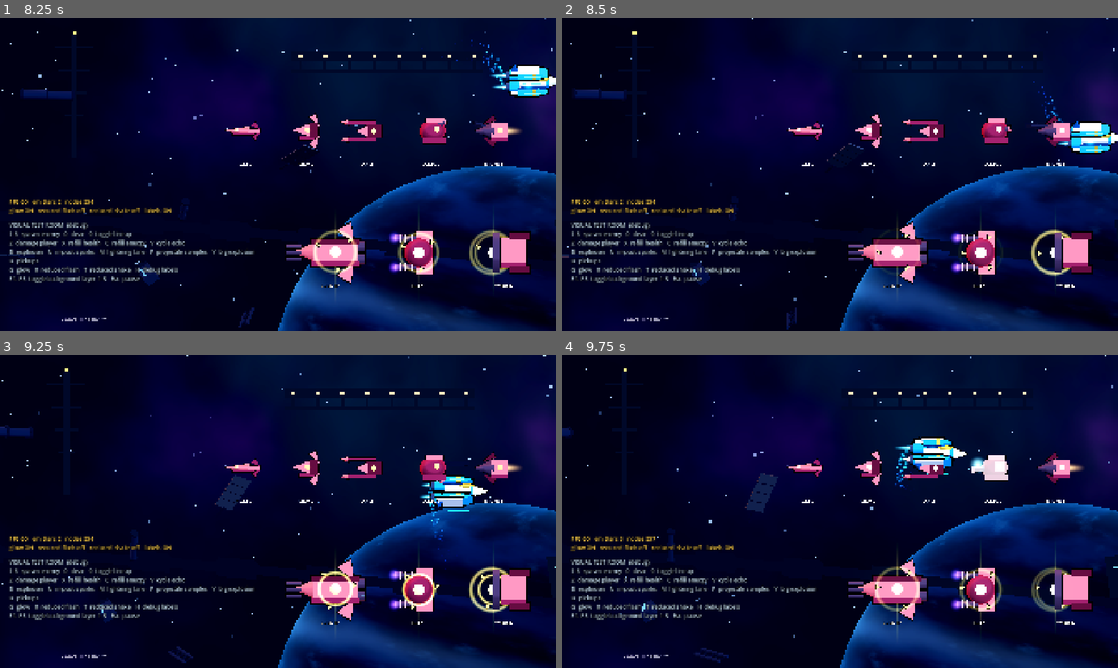
Above: before the commit, frames 1-4 (two rows, left to right).
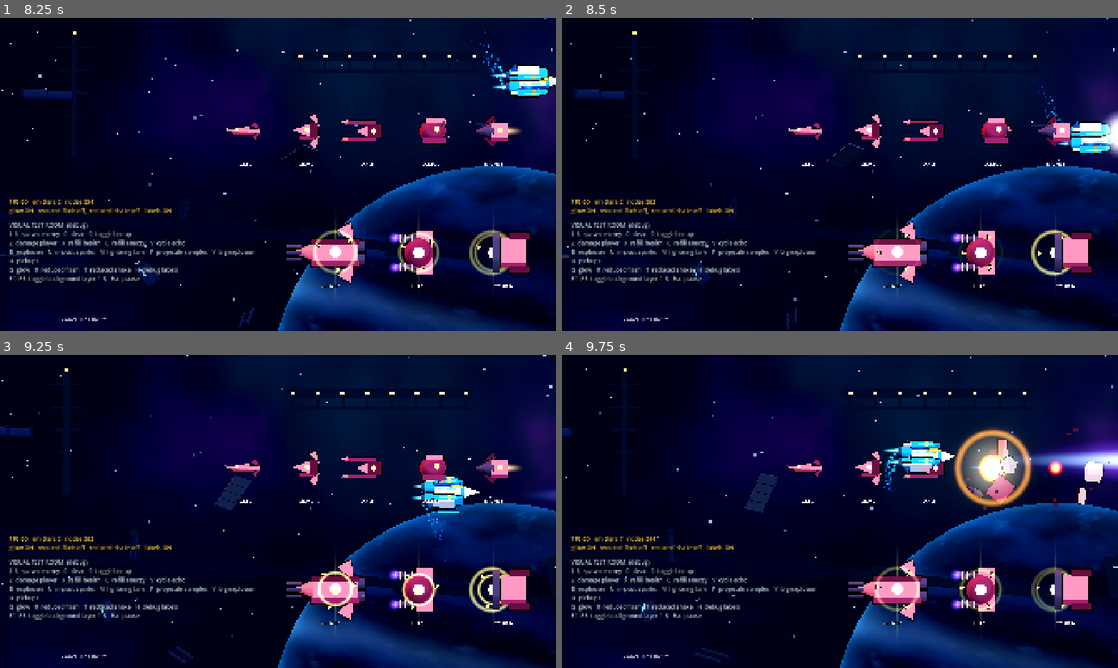
Above: after the commit, the same moments.

Repository: NikolasKorakidis/Mecha-Techa-Soldier
Game: Godot game, scene res://levels/test_rooms/visual_test_room.tscn
The game is run twice, just before and just after one commit, with the same random seed, the same clock (stepped at 60 frames per second) and the same inputs. This scene is started directly instead of the project's main scene.
Inputs (mouse positions are in pixels of both pictures, inside the frame that each line leads up to):
- Up to frame 1 (8.25 s): tap Enter at 0.5 s; move the mouse to (400, 158) at 0.52 s; hold D (move_right) 0.53-1.28 s; tap K (dash) at 0.6, 6.05, 6.6 s; click (400, 158) at 0.67 s; tap Space (jump) at 0.77, 1.07, 1.52, 1.82, 3.02, 3.32, 3.77, 4.07, 4.52, 4.82, 5.3, 5.85, 6.02, 6.32, 6.77, 7.07, 7.52, 7.82 s; tap L (echo) at 0.8, 1.35, 6.8, 7.35 s; move the mouse to (166, 190) at 1.27 s; hold S (move_down) 1.28-2.03 s; tap J (fire) at 1.55, 7.55 s; move the mouse to (333, 105) at 2.02 s; hold D (move_right) 2.03-2.78 s; hold J (fire) 2.03-2.78 s; tap I (special) at 2.3, 2.85 s; move the mouse to (250, 237) at 2.77 s; hold W (move_up) 2.78-3.53 s; click (250, 237) at 2.92 s; tap Z at 3.05, 3.6 s; move the mouse to (444, 221) at 3.52 s; hold A (move_left) 3.53-5.03 s; tap C at 3.8, 4.35 s; tap Escape (pause) at 4.15 s; move the mouse to (111, 127) at 4.27 s; tap M at 4.55, 5.1 s; move the mouse to (305, 174) at 5.02 s; hold S (move_down) 5.03-5.78 s; click (305, 174) at 5.17 s; move the mouse to (194, 96) at 5.77 s; hold D (move_right) 5.78-6.53 s; move the mouse to (400, 158) at 6.52 s; hold W (move_up) 6.53-7.28 s; move the mouse to (166, 190) at 7.27 s; hold D (move_right) 7.28-8.03 s; click (166, 190) at 7.42 s; move the mouse to (333, 105) at 8.02 s; hold S (move_down) from 8.03 s (still down); hold J (fire) from 8.03 s (still down)
- Up to frame 2 (8.5 s): keep holding S (move_down); keep holding J (fire); tap I (special) at 8.3 s
- Up to frame 3 (9.25 s): move the mouse to (250, 574) at 8.77 s; release S (move_down) at 8.78 s; release J (fire) at 8.78 s; hold A (move_left) from 8.78 s (still down); tap I (special) at 8.85 s; tap Space (jump) at 9.02 s; tap Z at 9.05 s
- Up to frame 4 (9.75 s): tap Space (jump) at 9.32 s; move the mouse to (1006, 558) at 9.52 s; release A (move_left) at 9.53 s; hold W (move_up) from 9.53 s (still down); tap Z at 9.6 s; click (1006, 558) at 9.67 s

Frame 1 is identical in both runs. In frame 2, 0.4% of the frame differs, in the area x 15-100%, y 29-87%; in frame 3, 1.1%; in frame 4, 5.7%, in the area x 10-100%, y 23-60%.

Commit message:
Shared player layer: Players helper, camera follow, SUPER beam
- Players group helper replaces ShipPlayer-typed lookups (aim at chest via aim_offset)
- GameplayCamera follow mode: lookahead, dead zone, limits, arena lock
- SUPER: kills charge energy (600/segment); Special fires the Resonance Beam in any form
- ShipArsenal is facing-aware; actors physics layer; per-avatar tutorial steps

Co-Authored-By: Claude Opus 5.5 <noreply@anthropic.com>
Claude-Session: https://claude.ai/code/session_01PVvv6XH9MFznwUdwK1tWZd

Diff:
--- a/art/models/enemy_model.gd
+++ b/art/models/enemy_model.gd
@@ -5,7 +5,7 @@
 ## "face" on the camera side, chunky outlines. Echo carriers (elites) add a gold-white core,
 ## orbiting gold fragments, a slow pulsing ring and a faint vertical beacon — never color alone.
 
-enum Kind { DRONE, NEEDLE, LANCER, GUNPOD, RAMMER, GUNSHIP, TESLA, WARDEN }
+enum Kind { DRONE, NEEDLE, LANCER, GUNPOD, RAMMER, GUNSHIP, TESLA, WARDEN, WALKER, HOPPER }
 
 const SENSOR := Color("ffc36a")
 const METAL := Color("3d2f45")
@@ -15,6 +15,9 @@
 		kind = value
 		if is_inside_tree():
 			_build()
+
+## Any kind can be dressed as an echo carrier (e.g. an elite walker).
+@export var elite_override: bool = false
 
 ## Set by the enemy: brightens the beacon while the carrier is on screen and targetable.
 var targetable: bool = true
@@ -36,7 +39,7 @@
 
 
 func is_elite_kind() -> bool:
-	return kind in [Kind.GUNSHIP, Kind.TESLA, Kind.WARDEN]
+	return elite_override or kind in [Kind.GUNSHIP, Kind.TESLA, Kind.WARDEN]
 
 
 ## Kick the model back on each volley.
@@ -165,6 +168,24 @@
 			_shield_rim = ModelKit.quad(_body, Vector2.ONE * 3.0, Vector3(-0.7, 0, 0.3), ModelKit.glow(Palette.ECHO_GOLD, ArtStyle.GLOW_SUBTLE, ModelKit.GlowShape.RING))
 			core_pos = Vector3(-0.62, 0, 0.12)
 			core_radius = 0.3
+
+		Kind.WALKER:
+			# Two-legged gun-bot, origin at its feet.
+			ModelKit.box(_body, Vector3(1.1, 0.8, 0.9), Vector3(0.05, 1.45, 0), coral)
+			ModelKit.box(_body, Vector3(1.12, 0.22, 0.92), Vector3(0.05, 1.08, 0), under)
+			ModelKit.hex_x(_body, 0.16, 0.8, Vector3(-0.75, 1.4, 0.3), metal, 6)
+			for side: float in [1.0, -1.0]:
+				ModelKit.box(_body, Vector3(0.22, 0.75, 0.22), Vector3(0.1, 0.62, 0.3 * side), armor, Vector3(0, 0, -12))
+				ModelKit.box(_body, Vector3(0.5, 0.16, 0.34), Vector3(-0.02, 0.1, 0.3 * side), under)
+			core_pos = Vector3(-0.1, 1.5, 0.48)
+		Kind.HOPPER:
+			ModelKit.sphere(_body, 0.62, Vector3(0, 1.0, 0), coral, Vector3(1.15, 0.85, 0.9))
+			ModelKit.box(_body, Vector3(1.0, 0.18, 0.95), Vector3(0, 0.62, 0), under)
+			for side: float in [1.0, -1.0]:
+				ModelKit.prism(_body, Vector3(0.3, 0.7, 0.3), Vector3(0.35 * side, 0.3, 0.2), armor, Vector3(0, 0, 180))
+				ModelKit.prism(_body, Vector3(0.25, 0.4, 0.2), Vector3(0.2 * side, 1.55, 0.15), coral)
+			core_pos = Vector3(-0.35, 1.05, 0.5)
+			core_radius = 0.18
 
 	ModelKit.sphere(_body, core_radius, core_pos, _core_material)
 	ModelKit.quad(_body, Vector2.ONE * core_radius * 3.2, core_pos + Vector3(0, 0, 0.1), ModelKit.glow(core_color, 0.6))
@@ -207,7 +228,7 @@
 	if _shield_rim:
 		(_shield_rim.material_override as ShaderMaterial).set_shader_parameter(&"energy", 0.5 + 0.3 * sin(_time * 3.0))
 	if _barrel_pivot:
-		var player := get_tree().get_first_node_in_group(ShipPlayer.GROUP) as Node3D
+		var player := Players.find(get_tree())
 		if player:
 			var to_player := player.global_position - _barrel_pivot.global_position
 			_barrel_pivot.rotation.z = lerp_angle(_barrel_pivot.rotation.z, atan2(-to_player.y, -to_player.x), 0.15)
--- a/autoload/run_session.gd
+++ b/autoload/run_session.gd
@@ -13,6 +13,8 @@
 enum Difficulty { STORY, ARCADE }
 
 const MAX_ENERGY := 3
+## Kill value (score points) that fills one energy segment.
+const CHARGE_PER_SEGMENT := 600
 const DEFAULT_MAX_HEALTH := 5
 const NO_ECHO := &""
 
@@ -25,6 +27,7 @@
 var echo_ammo: int = 0
 var difficulty: Difficulty = Difficulty.ARCADE
 var checkpoint_id: StringName = &""
+var energy_charge: int = 0
 
 var _checkpoint: Dictionary = {}
 
@@ -36,6 +39,7 @@
 	energy = 0
 	selected_echo = NO_ECHO
 	echo_ammo = 0
+	energy_charge = 0
 	checkpoint_id = &""
 	_checkpoint.clear()
 	run_reset.emit()
@@ -68,6 +72,22 @@
 	if energy != before:
 		energy_changed.emit(energy)
 	return energy - before
+
+
+## Kills charge the SUPER meter: every CHARGE_PER_SEGMENT points of kill value = one segment.
+func add_charge(points: int) -> void:
+	if points <= 0 or energy >= MAX_ENERGY:
+		return
+	energy_charge += points
+	while energy_charge >= CHARGE_PER_SEGMENT and energy < MAX_ENERGY:
+		energy_charge -= CHARGE_PER_SEGMENT
+		add_energy(1)
+	if energy >= MAX_ENERGY:
+		energy_charge = 0
+
+
+func super_ready() -> bool:
+	return energy >= MAX_ENERGY
 
 
 ## Spends `cost` segments only if all of them are available.
--- a/combat/pickups/echo_pickup.gd
+++ b/combat/pickups/echo_pickup.gd
@@ -54,7 +54,7 @@
 	if lifetime <= 0.0:
 		queue_free()
 		return
-	var player := get_tree().get_first_node_in_group(ShipPlayer.GROUP) as ShipPlayer
+	var player := Players.find(get_tree())
 	var to_player := (player.global_position - global_position) if player and player.visible else Vector3.INF
 	if to_player != Vector3.INF and to_player.length() < magnet_radius:
 		# Arc in: a sideways component that fades as the core closes in.
@@ -73,8 +73,8 @@
 func _on_area_entered(area: Area3D) -> void:
 	if _collected:
 		return
-	var player := area.get_parent() as ShipPlayer
-	if player == null or player.state == ShipPlayer.State.DISABLED:
+	var player := area.get_parent()
+	if player == null or not player.is_in_group(Players.GROUP) or not player.call(&"can_collect"):
 		return
 	_collected = true
 	player.collect_echo(echo_id)
--- /dev/null
+++ b/combat/weapons/player_beam.gd
@@ -0,0 +1,100 @@
+class_name PlayerBeam
+extends Node3D
+## SUPER: Resonance Beam. A short charge flash, then a thick violet-cyan beam that shreds
+## everything in its path (continuous damage every physics tick) and erases hostile shots.
+## Follows its anchor so a moving ship keeps firing it.
+
+const CHARGE_TIME := 0.22
+
+@export var length: float = 32.0
+@export var thickness: float = 2.2
+@export var duration: float = 1.35
+
+var anchor: Node3D
+var direction: float = 1.0
+
+var _age: float = 0.0
+var _hitbox: HitboxComponent
+var _eraser: Area3D
+var _core: MeshInstance3D
+var _glow: MeshInstance3D
+var _charge: MeshInstance3D
+
+
+static func create(from: Node3D, facing: float, beam_duration: float = 1.35) -> PlayerBeam:
+	var beam := PlayerBeam.new()
+	beam.anchor = from
+	beam.direction = signf(facing) if facing != 0.0 else 1.0
+	beam.duration = beam_duration
+	return beam
+
+
+func _ready() -> void:
+	_follow()
+	var half := length * 0.5 * direction
+	_charge = ModelKit.quad(self, Vector2.ONE * 3.0, Vector3(0, 0, 0.8), ModelKit.glow(Color.WHITE, ArtStyle.GLOW_HOT * ArtStyle.flash_scale()))
+	_glow = ModelKit.quad(self, Vector2(length, thickness * 1.9), Vector3(half, 0, 0.6), ModelKit.glow(Palette.RESONANCE_VIOLET, ArtStyle.GLOW_STANDARD))
+	_core = ModelKit.quad(self, Vector2(length, thickness * 0.8), Vector3(half, 0, 0.7), ModelKit.glow(Palette.PLAYER_ENERGY.lerp(Color.WHITE, 0.5), ArtStyle.GLOW_HOT))
+	_glow.visible = false
+	_core.visible = false
+	_hitbox = HitboxComponent.new()
+	_hitbox.payload = DamagePayload.create(1, Teams.Team.PLAYER)
+	_hitbox.payload.damage_type = &"resonance"
+	_hitbox.single_hit = false
+	_hitbox.continuous = true
+	_hitbox.source = self
+	_hitbox.add_child(_box_shape())
+	_hitbox.position = Vector3(half, 0, 0)
+	add_child(_hitbox)
+	_hitbox.set_deferred(&"monitoring", false)
+	_eraser = Area3D.new()
+	_eraser.collision_layer = 0
+	_eraser.collision_mask = PhysicsLayers.HITBOX
+	_eraser.monitorable = false
+	_eraser.add_child(_box_shape())
+	_eraser.position = Vector3(half, 0, 0)
+	_eraser.monitoring = false
+	add_child(_eraser)
+	var camera := GameplayCamera.find(get_tree())
+	if camera:
+		camera.add_trauma(ArtStyle.SHAKE_MAJOR)
+
+
+func _box_shape() -> CollisionShape3D:
+	var shape := CollisionShape3D.new()
+	var box := BoxShape3D.new()
+	box.size = Vector3(length, thickness, 2.0)
+	shape.shape = box
+	return shape
+
+
+func is_firing() -> bool:
+	return _age >= CHARGE_TIME and _age < duration
+
+
+func _physics_process(delta: float) -> void:
+	_age += delta
+	_follow()
+	if _age < CHARGE_TIME:
+		_charge.scale = Vector3.ONE * (0.4 + _age / CHARGE_TIME)
+		return
+	if not _core.visible:
+		_charge.visible = false
+		_core.visible = true
+		_glow.visible = true
+		_hitbox.monitoring = true
+		_eraser.monitoring = true
+	var fade := clampf((duration - _age) / 0.2, 0.0, 1.0)
+	_core.scale.y = (0.85 + 0.15 * sin(_age * 50.0)) * fade
+	_glow.scale.y = (0.9 + 0.1 * sin(_age * 23.0)) * fade
+	for area in _eraser.get_overlapping_areas():
+		var hitbox := area as HitboxComponent
+		if hitbox and hitbox.payload and hitbox.payload.team == Teams.Team.ENEMY and hitbox.get_parent() is Projectile:
+			hitbox.get_parent().queue_free()
+	if _age >= duration:
+		queue_free()
+
+
+func _follow() -> void:
+	if is_instance_valid(anchor):
+		global_position = Vector3(anchor.global_position.x, anchor.global_position.y, 0.0)
--- a/core/gameplay_camera.gd
+++ b/core/gameplay_camera.gd
@@ -16,6 +16,22 @@
 
 var trauma: float = 0.0
 
+## Follow mode (platformer / runner). With no target the camera stays put (shooter).
+@export var follow_target: Node3D
+## Where the target sits relative to the view center (world units).
+@export var follow_offset: Vector2 = Vector2(0.0, 1.5)
+## Extra lead in the facing/moving direction.
+@export var lookahead: float = 3.0
+## Vertical dead zone: the camera only moves when the target leaves this band.
+@export var vertical_deadzone: float = 2.0
+@export var follow_smoothing: float = 8.0
+## Camera center is clamped to this rect (world units). Zero size = unlimited.
+@export var limits: Rect2 = Rect2()
+
+var _locked: bool = false
+var _lock_center: Vector2 = Vector2.ZERO
+var _lead: float = 0.0
+
 var _noise := FastNoiseLite.new()
 var _noise_time: float = 0.0
 
@@ -32,6 +48,58 @@
 
 func add_trauma(amount: float) -> void:
 	trauma = clampf(trauma + amount, 0.0, ArtStyle.SHAKE_MAX_TRAUMA)
+
+
+## Fix the view on an arena (boss rooms). unlock() resumes following.
+func lock_to(center: Vector2) -> void:
+	_locked = true
+	_lock_center = center
+
+
+func unlock() -> void:
+	_locked = false
+
+
+func is_locked() -> bool:
+	return _locked
+
+
+## Jump straight to the target (level start, respawn).
+func snap_to_target() -> void:
+	if follow_target:
+		var goal := _goal(0.0)
+		global_position = Vector3(goal.x, goal.y, global_position.z)
+
+
+func _physics_process(delta: float) -> void:
+	if follow_target == null and not _locked:
+		return
+	var goal := _lock_center if _locked else _goal(delta)
+	var t := clampf(follow_smoothing * delta, 0.0, 1.0)
+	var pos := Vector2(global_position.x, global_position.y).lerp(goal, t)
+	global_position = Vector3(pos.x, pos.y, global_position.z)
+
+
+func _goal(delta: float) -> Vector2:
+	if not is_instance_valid(follow_target):
+		return Vector2(global_position.x, global_position.y)
+	var p := Vector2(follow_target.global_position.x, follow_target.global_position.y)
+	var facing := 1.0
+	if &"facing" in follow_target:
+		facing = float(follow_target.get(&"facing"))
+	_lead = lerpf(_lead, facing * lookahead, clampf(3.0 * delta, 0.0, 1.0)) if delta > 0.0 else facing * lookahead
+	var goal := Vector2(p.x + follow_offset.x + _lead, global_position.y)
+	var target_y := p.y + follow_offset.y
+	if delta == 0.0:
+		goal.y = target_y
+	elif target_y > goal.y + vertical_deadzone:
+		goal.y = target_y - vertical_deadzone
+	elif target_y < goal.y - vertical_deadzone:
+		goal.y = target_y + vertical_deadzone
+	if limits.size != Vector2.ZERO:
+		goal.x = clampf(goal.x, limits.position.x, limits.end.x)
+		goal.y = clampf(goal.y, limits.position.y, limits.end.y)
+	return goal
 
 
 func _process(delta: float) -> void:
--- a/core/physics_layers.gd
+++ b/core/physics_layers.gd
@@ -5,3 +5,5 @@
 const WORLD := 1
 const HURTBOX := 2
 const HITBOX := 4
+## Character bodies (mech, bike, walkers): collide with WORLD only, never with each other.
+const ACTOR := 16
--- /dev/null
+++ b/core/players.gd
@@ -0,0 +1,22 @@
+class_name Players
+extends RefCounted
+## Lookup for whichever player avatar is active (ship, mech or bike). Every avatar joins
+## GROUP and exposes: hurtbox, health, collect_echo(id), can_collect(), grant_invulnerability(s).
+
+const GROUP := &"player"
+
+
+static func find(tree: SceneTree) -> Node3D:
+	return tree.get_first_node_in_group(GROUP) as Node3D
+
+
+## Visible, alive avatar or null.
+static func find_active(tree: SceneTree) -> Node3D:
+	var p := find(tree)
+	return p if p and p.visible else null
+
+
+## Where enemies should aim (body center, not feet) for any avatar.
+static func aim_point(player: Node3D) -> Vector3:
+	var offset: Vector3 = player.get(&"aim_offset") if &"aim_offset" in player else Vector3.ZERO
+	return player.global_position + offset
--- a/enemies/bosses/boss_base.gd
+++ b/enemies/bosses/boss_base.gd
@@ -200,8 +200,8 @@
 	_apply_state_rules()
 	if next == State.BREAK_1 or next == State.BREAK_2:
 		clear_hostile_projectiles(get_tree())
-		var player := get_tree().get_first_node_in_group(ShipPlayer.GROUP) as ShipPlayer
-		if player:
+		var player := Players.find(get_tree())
+		if player and player.has_method(&"grant_invulnerability"):
 			player.grant_invulnerability(break_time + 0.5)
 		Vfx.spawn(get_tree(), death_effect, global_position + Vector3(0, 0, 1), 2.0)
 		HitStop.trigger(get_tree(), 0.08)
@@ -292,8 +292,8 @@
 
 
 func _player_position() -> Vector3:
-	var player := get_tree().get_first_node_in_group(ShipPlayer.GROUP) as Node3D
-	return player.global_position if player and player.visible else global_position + Vector3.LEFT * 10.0
+	var player := Players.find(get_tree())
+	return Players.aim_point(player) if player and player.visible else global_position + Vector3.LEFT * 10.0
 
 
 func _aim_at_player(from: Vector3) -> Vector3:
--- a/enemies/bosses/boss_turret.gd
+++ b/enemies/bosses/boss_turret.gd
@@ -74,7 +74,7 @@
 func _physics_process(delta: float) -> void:
 	if not is_alive():
 		return
-	var player := get_tree().get_first_node_in_group(ShipPlayer.GROUP) as Node3D
+	var player := Players.find_active(get_tree())
 	if player:
 		var d := player.global_position - global_position
 		_barrel.rotation.z = lerp_angle(_barrel.rotation.z, atan2(-d.y, -d.x), 0.12)
--- a/enemies/space/space_enemy.gd
+++ b/enemies/space/space_enemy.gd
@@ -240,10 +240,10 @@
 
 
 func _aim_at_player() -> Vector3:
-	var player := get_tree().get_first_node_in_group(ShipPlayer.GROUP) as Node3D
+	var player := Players.find(get_tree())
 	if player == null or not player.visible:
 		return Vector3.LEFT
-	var to_player := player.global_position - global_position
+	var to_player := Players.aim_point(player) - global_position
 	to_player.z = 0.0
 	return to_player.normalized() if to_player.length_squared() > 0.01 else Vector3.LEFT
 
@@ -266,6 +266,7 @@
 
 func _on_depleted(_source: Node) -> void:
 	RunSession.add_score(score_value)
+	RunSession.add_charge(score_value)
 	if is_elite():
 		Vfx.spawn(get_tree(), collapse_effect, global_position, death_size)
 		HitStop.trigger(get_tree(), 0.06)
--- a/main/main.gd
+++ b/main/main.gd
@@ -43,11 +43,11 @@
 
 
 func is_in_gameplay() -> bool:
-	return is_instance_valid(SceneRouter.current_level) and SceneRouter.current_level.has_node(^"ShipPlayer")
+	return is_instance_valid(SceneRouter.current_level) and Players.find(get_tree()) != null
 
 
 func _on_level_changed(level: Node) -> void:
-	_hud.visible = level.has_node(^"ShipPlayer")
+	_hud.visible = Players.find(get_tree()) != null
 	if level.has_signal(&"start_requested"):
 		level.start_requested.connect(start_game, CONNECT_DEFERRED)
 
--- a/player/ship/ship_arsenal.gd
+++ b/player/ship/ship_arsenal.gd
@@ -16,6 +16,9 @@
 @export var arc_chain_range: float = 6.5
 @export var arc_chain_count: int = 3
 
+## +1 fires right, -1 fires left (the mech turns around; the ship never does).
+var facing: float = 1.0
+
 var _cooldown: float = 0.0
 var _modules: Dictionary = {}
 
@@ -27,6 +30,7 @@
 
 
 func tick(delta: float, trigger_held: bool) -> void:
+	base_weapon.direction = Vector3(facing, 0, 0)
 	var echo := RunSession.selected_echo
 	guard_orbs.active = echo == EchoModules.GUARD
 	_cooldown = maxf(0.0, _cooldown - delta)
@@ -59,7 +63,7 @@
 	burst_weapon.damage = data.damage
 	for angle in BURST_ANGLES:
 		var a := deg_to_rad(angle)
-		burst_weapon.fire_at(Vector3(cos(a), sin(a), 0))
+		burst_weapon.fire_at(Vector3(cos(a) * facing, sin(a), 0))
 
 
 ## Returns false (no ammo spent) when nothing is in range; the base gun fires instead.
@@ -85,7 +89,7 @@
 	orb_weapon.damage = data.damage
 	for pos in guard_orbs.orb_positions():
 		orb_weapon.global_position = pos
-		orb_weapon.fire_at(Vector3.RIGHT)
+		orb_weapon.fire_at(Vector3(facing, 0, 0))
 
 
 func _find_arc_chain() -> Array[Node3D]:
@@ -110,7 +114,7 @@
 		for enemy in candidates:
 			if chain.has(enemy):
 				continue
-			if i == 0 and enemy.global_position.x < global_position.x - 1.0:
+			if i == 0 and (enemy.global_position.x - global_position.x) * facing < -1.0:
 				continue  # First link only reaches forward.
 			var d := from.distance_to(enemy.global_position)
 			if d < best_distance:
--- a/player/ship/ship_input.gd
+++ b/player/ship/ship_input.gd
@@ -7,6 +7,7 @@
 var fire: bool = false
 var dash_pressed: bool = false
 var burst_pressed: bool = false
+var special_pressed: bool = false
 
 
 static func from_devices() -> ShipInput:
@@ -16,6 +17,7 @@
 	input.fire = Input.is_action_pressed(&"fire")
 	input.dash_pressed = Input.is_action_just_pressed(&"dash")
 	input.burst_pressed = Input.is_action_just_pressed(&"jump")
+	input.special_pressed = Input.is_action_just_pressed(&"special")
 	return input
 
 
--- a/player/ship/ship_player.gd
+++ b/player/ship/ship_player.gd
@@ -94,6 +94,8 @@
 		_dash_start = _plane_position()
 	if controllable and input.burst_pressed:
 		movement.try_burst(move.y)
+	if controllable and input.special_pressed and RunSession.super_ready():
+		_fire_super()
 
 	movement.step(delta, move)
 	if state == State.DASH and not movement.is_dashing:
@@ -144,6 +146,10 @@
 	_shake(0.12)
 	Vfx.spawn(get_tree(), COLLECT_EFFECT, global_position, 1.0, {&"color": data.module_color})
 	echo_collected.emit(echo_id)
+
+
+func can_collect() -> bool:
+	return state != State.DISABLED
 
 
 ## Brief safety window, e.g. when a boss changes phase.
@@ -265,6 +271,15 @@
 	died.emit()
 
 
+## SUPER: Resonance Beam from the nose; the ship can keep moving while it fires.
+func _fire_super() -> void:
+	RunSession.spend_energy(RunSession.MAX_ENERGY)
+	var root := get_tree().get_first_node_in_group(Vfx.ROOT_GROUP)
+	if root:
+		root.add_child(PlayerBeam.create(weapon, 1.0, 1.6))
+	grant_invulnerability(1.8)
+
+
 func _spawn_afterimage() -> void:
 	var root := get_tree().get_first_node_in_group(Vfx.ROOT_GROUP)
 	if root and model:
--- a/project.godot
+++ b/project.godot
@@ -134,6 +134,8 @@
 3d_physics/layer_1="world"
 3d_physics/layer_2="hurtbox"
 3d_physics/layer_3="hitbox"
+3d_physics/layer_4="pickup"
+3d_physics/layer_5="actors"
 
 [rendering]
 
--- a/ui/tutorial/tutorial_card.gd
+++ b/ui/tutorial/tutorial_card.gd
@@ -8,7 +8,10 @@
 	{"id": "move", "text": "MOVE", "key": "W A S D", "pad": "L-STICK", "hold": 0.8},
 	{"id": "fire", "text": "HOLD TO FIRE", "key": "J", "pad": "RT", "hold": 1.0},
 	{"id": "dash", "text": "DASH THROUGH DANGER", "key": "K", "pad": "B", "hold": 0.0},
+	{"id": "super", "text": "SUPER READY — UNLEASH IT", "key": "I", "pad": "RB", "hold": 0.0, "when": "super_ready"},
 ]
+## Players may expose `tutorial_steps() -> Array[Dictionary]` to replace the ship's cards.
+## A step with "when": "super_ready" waits until the SUPER meter is full.
 const ECHO_STEP := {"id": "echo_core", "text": "FLY INTO THE CORE TO STEAL ITS WEAPON", "key": "", "pad": "", "hold": 0.0}
 const START_DELAY := 2.8
 ## An ignored card steps aside after this long and returns later (never marked done).
@@ -44,7 +47,7 @@
 
 
 func _process(delta: float) -> void:
-	var player := get_tree().get_first_node_in_group(ShipPlayer.GROUP) as ShipPlayer
+	var player := Players.find(get_tree())
 	if player == null or not Settings.tutorials_enabled:
 		_hide()
 		return
@@ -70,10 +73,15 @@
 
 
 func _pick_next() -> void:
-	for step in STEPS:
-		if not Settings.tutorials_done.has(step["id"]):
-			_show(step)
-			return
+	var player := Players.find(get_tree())
+	var steps: Array = player.call(&"tutorial_steps") if player and player.has_method(&"tutorial_steps") else STEPS
+	for step: Dictionary in steps:
+		if Settings.tutorials_done.has(step["id"]):
+			continue
+		if step.get("when", "") == "super_ready" and not RunSession.super_ready():
+			continue
+		_show(step)
+		return
 	# First weapon core on the field → explain stealing weapons.
 	var pickups := get_tree().get_first_node_in_group(EchoPickup.ROOT_GROUP)
 	if pickups and pickups.get_child_count() > 0 and not Settings.tutorials_done.has(ECHO_STEP["id"]):
@@ -114,15 +122,28 @@
 		"fire":
 			if Input.is_action_pressed(&"fire"):
 				_progress += delta
-		"dash":
+		"bike_duck":
+			if Input.is_action_pressed(&"move_down"):
+				_progress += delta
+		"dash", "mech_dash", "bike_boost":
 			return Input.is_action_just_pressed(&"dash")
+		"mech_move":
+			if absf(Input.get_axis(&"move_left", &"move_right")) > 0.3:
+				_progress += delta
+		"mech_jump":
+			return Input.is_action_just_pressed(&"jump")
+		"mech_double_jump":
+			var player := Players.find(get_tree())
+			return player != null and int(player.get(&"double_jumps")) > 0
+		"super":
+			return Input.is_action_just_pressed(&"special")
 		"echo_core":
 			return RunSession.selected_echo != RunSession.NO_ECHO
 	return _progress >= float(_step.get("hold", 0.0)) and float(_step.get("hold", 0.0)) > 0.0
 
 
 ## Keeps the card off the ship: flips to the top safe area when the ship is below.
-func _avoid_player(player: ShipPlayer) -> void:
+func _avoid_player(player: Node3D) -> void:
 	var camera := get_viewport().get_camera_3d()
 	if camera == null:
 		return
Not shown, added: combat/weapons/player_beam.gd.uid
Not shown, added: core/players.gd.uid
